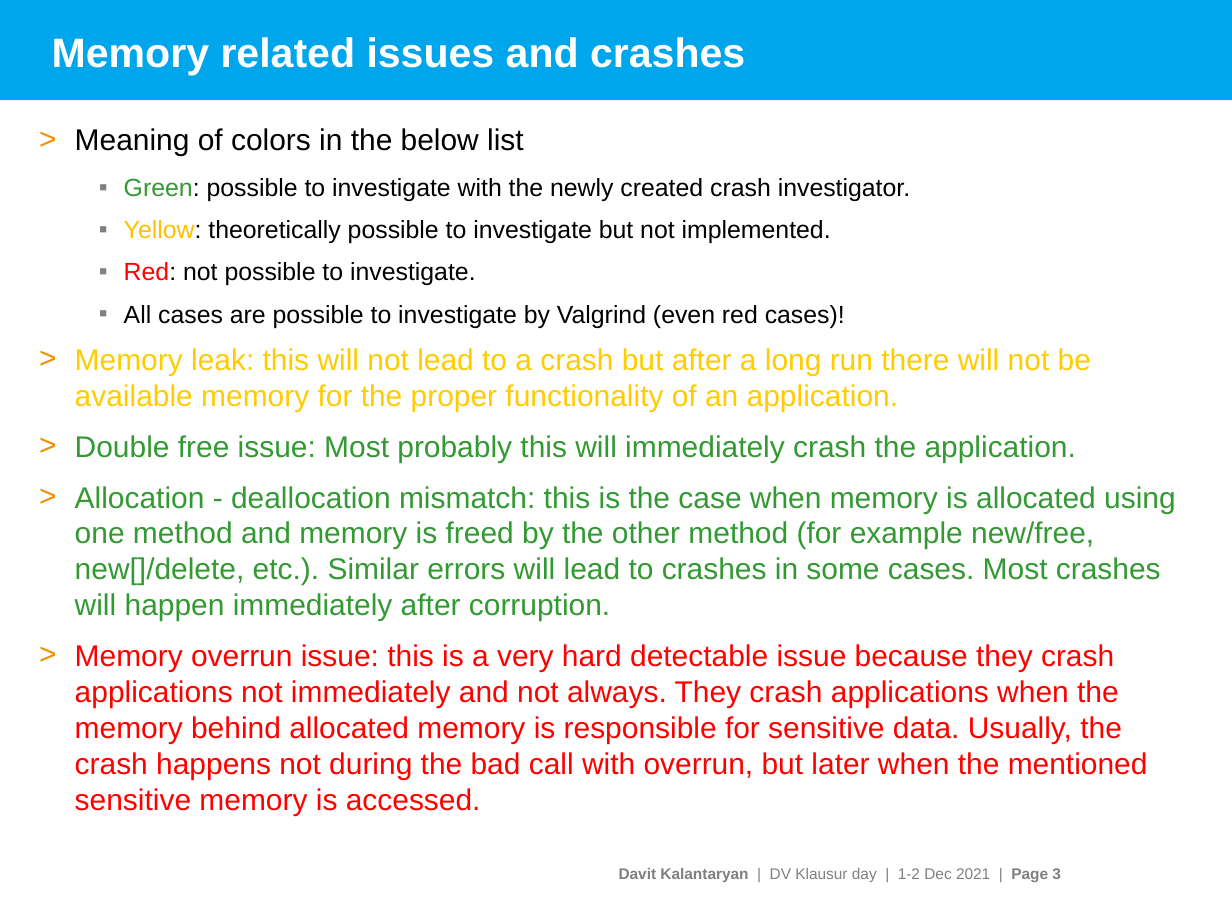
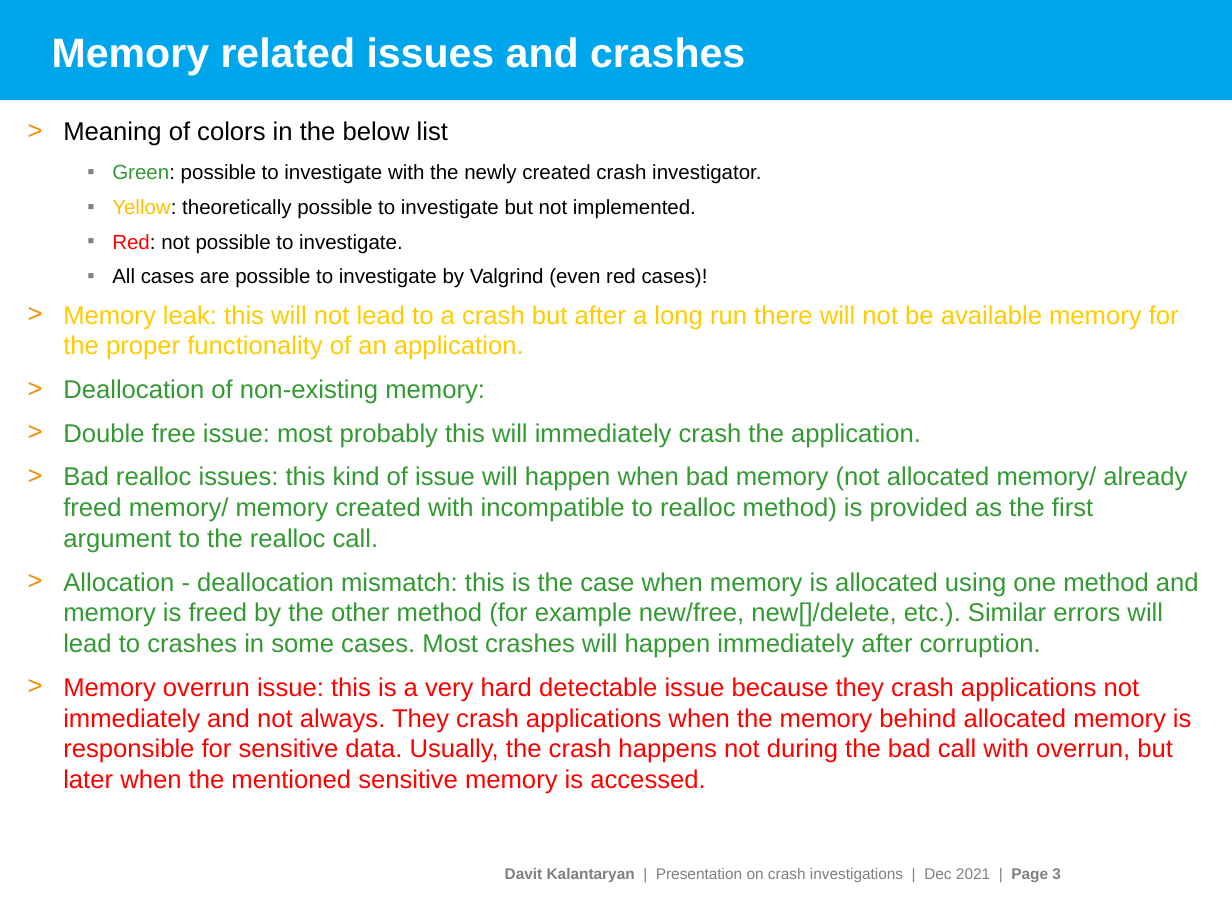
Before and after one commit to davitkalantaryan/old-crash_investigator, a slide deck: slide 3 of docs/crash_investigations.pptx. Drawn at 1232x924 pixels with LibreOffice and Linux fonts; fonts in the diff are those of the drawing; background and template pictures are left out. Boxes give left, top, right and bottom in pixels: in the first picture for what was removed or moved away, otherwise in the second. Text is boxed around its words. In the diff, an @@ line names an element or a change of style, - is before the commit and + after.

```diff
--- a/docs/crash_investigations.pptx
+++ b/docs/crash_investigations.pptx
@@ text "Meaning of colors in the ...": place and size @@
-text "Meaning of colors in the ..." at (75, 128, 1176, 815)
+text "Meaning of colors in the ..." at (63, 121, 1199, 794)
@@ text at (63, 121, 1199, 794): size 17.5 to 15 pt in "Meaning of colors in the below list", "Memory leak: this will not lead to ...", "Allocation - deallocation mismatch: this is the ...", "Memory overrun issue: this is a very ..."; size 14.5 to 12 pt in "Green: possible to investigate with the newly ...", "Yellow: theoretically possible to investigate but not ...", "Red: not possible to investigate.", "All cases are possible to investigate by ..."; less space between paragraphs @@
@@ text at (63, 379, 1187, 553): text changed; size 17.5 to 15 pt @@
-> Double free issue: Most probably this will immediately crash the application.
+> Deallocation of non-existing memory:
+> Double free issue: most probably this will immediately crash the application.
+> Bad realloc issues: this kind of issue will happen when bad memory (not allocated memory/ already freed memory/ memory created with incompatible to realloc method) is provided as the first argument to the realloc call.
@@ text at (505, 868, 1061, 882): text changed @@
-Davit Kalantaryan | DV Klausur day | 1-2 Dec 2021 | Page 3
+Davit Kalantaryan | Presentation on crash investigations | Dec 2021 | Page 3
```
Also in this commit, not shown: 4 other slides changed, 3 other files.
